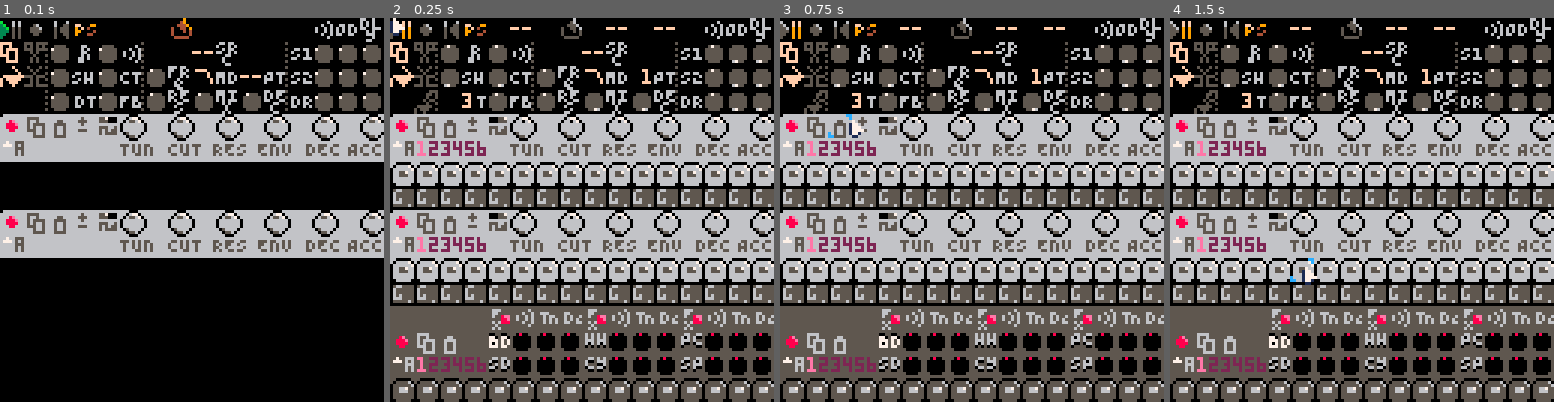
Above: before the commit, frames 1-4 (left to right).
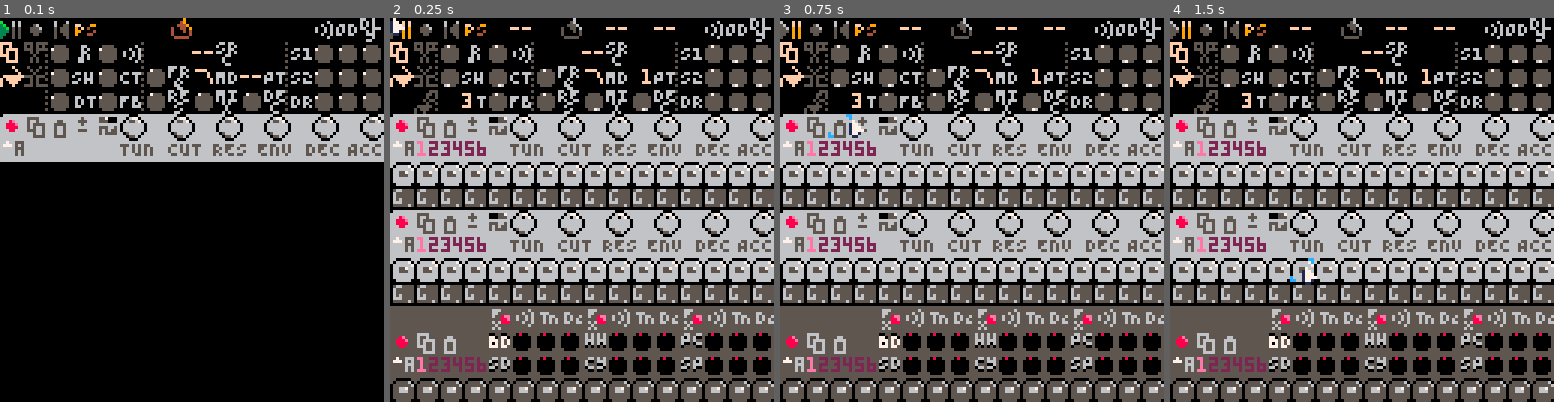
Above: after the commit, the same moments.

Repository: luchak/rp8
Game: PICO-8 cartridge pb-0x.p8
Two runs of this game, one before a commit and one after it. Both use one fixed random seed, a clock stepped at 60 frames per second and the inputs below.
Inputs (mouse positions are in pixels of both pictures, inside the frame that each line leads up to):
- Up to frame 1 (0.1 s): no input
- Up to frame 2 (0.25 s): no input
- Up to frame 3 (0.75 s): tap O (Z key) at 0.33, 0.7 s; click (849, 121) at 0.67 s
- Up to frame 4 (1.5 s): tap X (X key) at 1.07 s; click (1300, 267) at 1.22 s; tap O (Z key) at 1.43 s

The runs differ from the first frame. In frame 1, 12% of the frame differs, in the area x 0-100%, y 50-63%; in frame 2, nothing differs; in frame 3, nothing differs; in frame 4, nothing differs.

Commit message:
Small token saves

Diff:
--- a/utils.lua
+++ b/utils.lua
@@ -67,7 +67,7 @@
 end
 
 function is_id(c)
- return not (c==',' or c=='}' or c==')' or c==' ' or c=='' or c=='\n')
+ return not (is_sep(c) or c=='}' or c==')' or  c=='')
 end
 
 function is_sep(c)
@@ -87,9 +87,10 @@
 -- strings must use " (not ')
 function _parse(read)
  local c
- repeat
-  c=read()
- until not is_sep(c)
+ local function skip()
+  repeat c=read() until not is_sep(c)
+ end
+ skip()
  if c=='"' then
   return consume(read,function (c) return c!='"' end)
  elseif is_num(c) then
@@ -99,9 +100,7 @@
  elseif c=='(' then
   local t={}
   repeat
-   repeat
-    c=read()
-   until not is_sep(c)
+   skip()
    if (c==')') return t
    read(-1)
    add(t,_parse(read))
@@ -109,9 +108,7 @@
  elseif c=='{' then
   local t={}
   repeat
-   repeat
-    c=read()
-   until not is_sep(c)
+   skip()
    if (c=='}') return t
    local k=consume(read,function (c) return c!='=' end,c)
    k=tonum(k) or k
@@ -121,7 +118,7 @@
   return _eval_scope(_parse(read),{})
  else
   -- allow (most) bare strings
-  local s=consume(read,function (c) return is_id(c) end,c)
+  local s=consume(read,is_id,c)
   read(-1)
   if (s=='true') return true
   if (s=='false') return false
